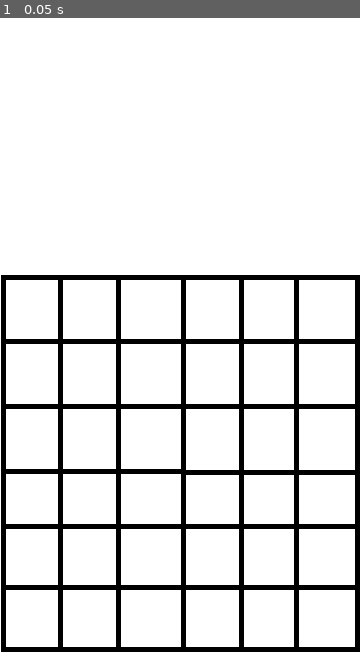
Above: before the commit, frame 1.
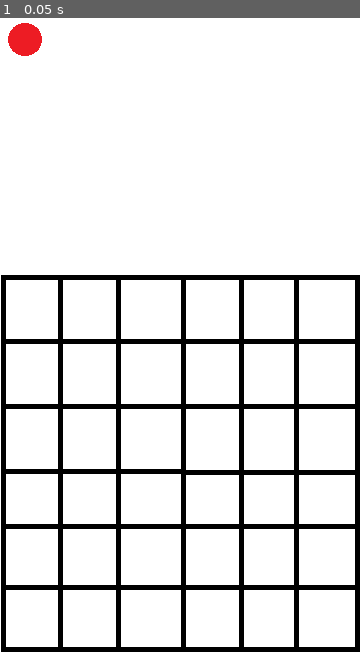
Above: after the commit, the same moment.

Repository: Pikarilles/hololive_gamejam_jan2026
Game: Godot game, scene res://MainGame.tscn
Same seed, same stepped clock (60 frames per second), same inputs: the game is played once before the commit and once after it.
Inputs:
- Up to frame 1 (0.05 s): no input

The runs differ from the first frame. In frame 1, 0.4% of the frame differs, in the area x 2-12%, y 0-6%.

Commit message:
Trying to add logic for adding items
Unable to get the images to generate on the board

Diff:
--- a/MainGame.tscn
+++ b/MainGame.tscn
@@ -1,16 +1,25 @@
-[gd_scene load_steps=3 format=3 uid="uid://c4l07cchjw5ds"]
+[gd_scene load_steps=4 format=3 uid="uid://c4l07cchjw5ds"]
 
 [ext_resource type="Texture2D" uid="uid://kt420cwdvk10" path="res://Assets/Background/test_background.png" id="1_3tbxw"]
 [ext_resource type="Script" uid="uid://n01lp5yte1h6" path="res://Scripts/grid.gd" id="2_e3m3f"]
+[ext_resource type="PackedScene" uid="uid://bnhv6of7trmqx" path="res://Scenes/ItemMusic.tscn" id="3_ws5ob"]
 
 [node name="MainGame" type="Node2D"]
 
 [node name="Background" type="TextureRect" parent="."]
+z_index = -1
 offset_right = 40.0
 offset_bottom = 40.0
 texture = ExtResource("1_3tbxw")
 
 [node name="Grid" type="Node2D" parent="."]
+z_index = -1
 script = ExtResource("2_e3m3f")
 width = 6
 height = 6
+x_start = 10
+y_start = 100
+offset = 5
+
+[node name="ItemMusic" parent="Grid" instance=ExtResource("3_ws5ob")]
+position = Vector2(25, 21)
--- a/Scenes/ItemMusic.tscn
+++ b/Scenes/ItemMusic.tscn
@@ -4,6 +4,7 @@
 [ext_resource type="Texture2D" uid="uid://dp2o5bnxk40lw" path="res://Assets/Icons/test_item1.png" id="2_sbnvg"]
 
 [node name="ItemMusic" type="Node2D"]
+z_index = 1
 script = ExtResource("1_jqlo2")
 item_type = "music"
 item_level = 1
--- a/Scripts/generator.gd
+++ b/Scripts/generator.gd
@@ -1,7 +1,10 @@
 extends Node2D
+
+class_name Generator
 
 @export var generator_type: String;
 @export var generator_level: int;
+@export var sprite: Sprite2D;
 
 # Called when the node enters the scene tree for the first time.
 func _ready() -> void:
--- a/Scripts/grid.gd
+++ b/Scripts/grid.gd
@@ -6,22 +6,32 @@
 @export var y_start: int;
 @export var offset: int;
 
-# Possible pieces - maybe use this for orders
+@onready var test_item = $ItemMusic;
+
+# Possible pieces - maybe use this for the deadlines
 var possible_items = [
 	preload("res://Scenes/ItemMusic.tscn")
 ];
 
+var possible_generators = [
+	preload("res://Scenes/ItemMusic.tscn")
+];
 
-
+var defaultImg = preload("res://Assets/Icons/test_item1.png");
 
 var grid = [];
 
-# Called when the node enters the scene tree for the first time.
 func _ready() -> void:
 	grid = fill_grid_array();
 	print(grid);
-	#add_child(generator)
-	print(find_empty_tile());
+	print(test_item.tree_sprite);
+	#var first_generator: Item = Item.new("music", 1);
+	var first_generator: Item = Item.new();
+	first_generator.tree_sprite = defaultImg;
+	add_child(first_generator);
+	insert_item(first_generator);
+	print(grid);
+	print(first_generator.tree_sprite);
 
 func fill_grid_array():
 	var array = [];
@@ -41,6 +51,22 @@
 		for j in height:
 			if grid[i][j] == []:
 				return Vector2(i, j);
+	return null;
+
+func insert_item(item: Item):
+	# Find an empty tile
+	var empty_space = find_empty_tile()
+	# Add item to the empty tile
+	if empty_space != null:
+		print(empty_space);
+		grid[empty_space.x][empty_space.y] = item;
+		item.position = grid_to_pixel(empty_space.x, empty_space.y);
+		print (item.position);
+	else:
+		# If the item is a generator, backlog it for when an empty tile exists
+
+		# Return a "board is full message"
+		return null;
 
 # Called every frame. 'delta' is the elapsed time since the previous frame.
 func _process(delta: float) -> void:
--- a/Scripts/item.gd
+++ b/Scripts/item.gd
@@ -1,12 +1,17 @@
 extends Node2D
+
+class_name Item
 
 @export var item_type: String;
 @export var item_level: int;
-# Called when the node enters the scene tree for the first time.
-func _ready() -> void:
-	pass # Replace with function body.
+@export var item_sprite: Sprite2D;
 
+@onready var tree_sprite = $Sprite;
 
-# Called every frame. 'delta' is the elapsed time since the previous frame.
-func _process(delta: float) -> void:
-	pass
+var defaultImg = load("res://Assets/Icons/test_item1.png");
+
+func _init(p_type: String = "music", p_level: int = 1, p_sprite: Sprite2D = tree_sprite):
+	item_type = p_type;
+	item_level = p_level;
+	item_sprite = p_sprite;
+	#textureImage = p_texture;
